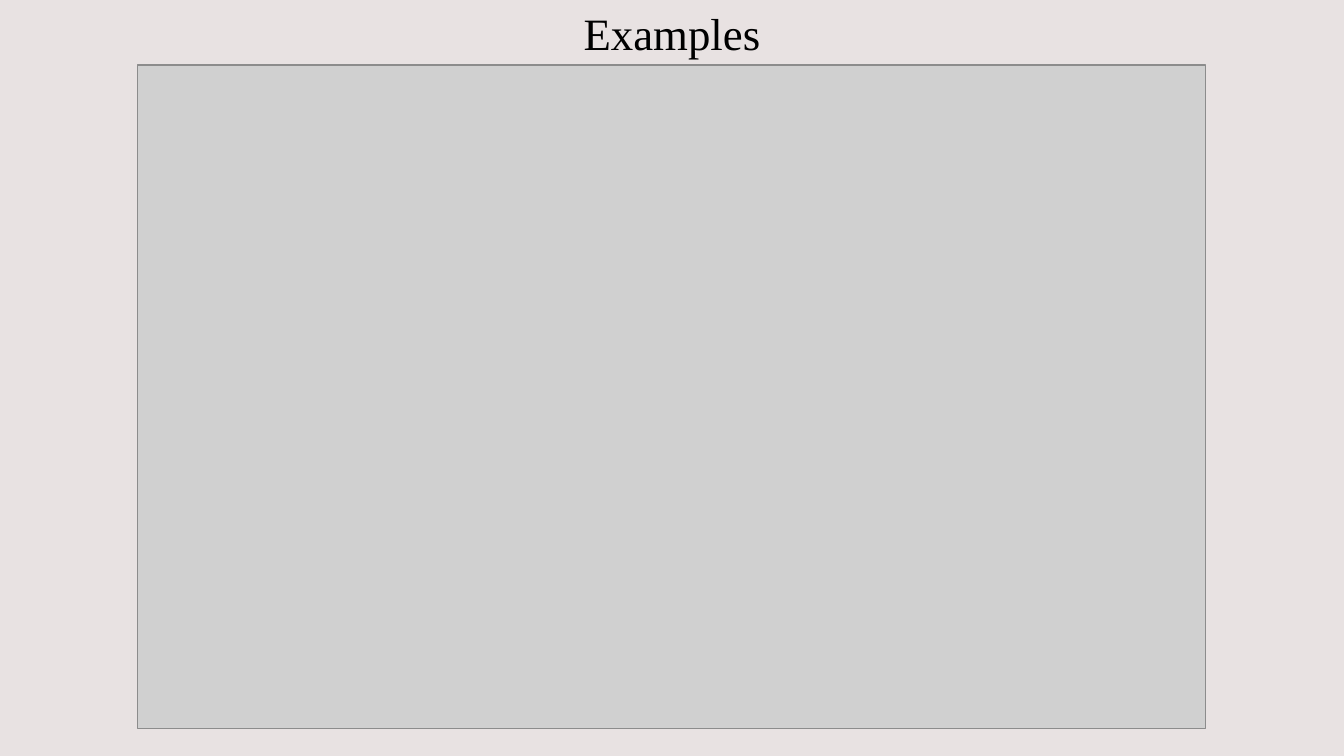
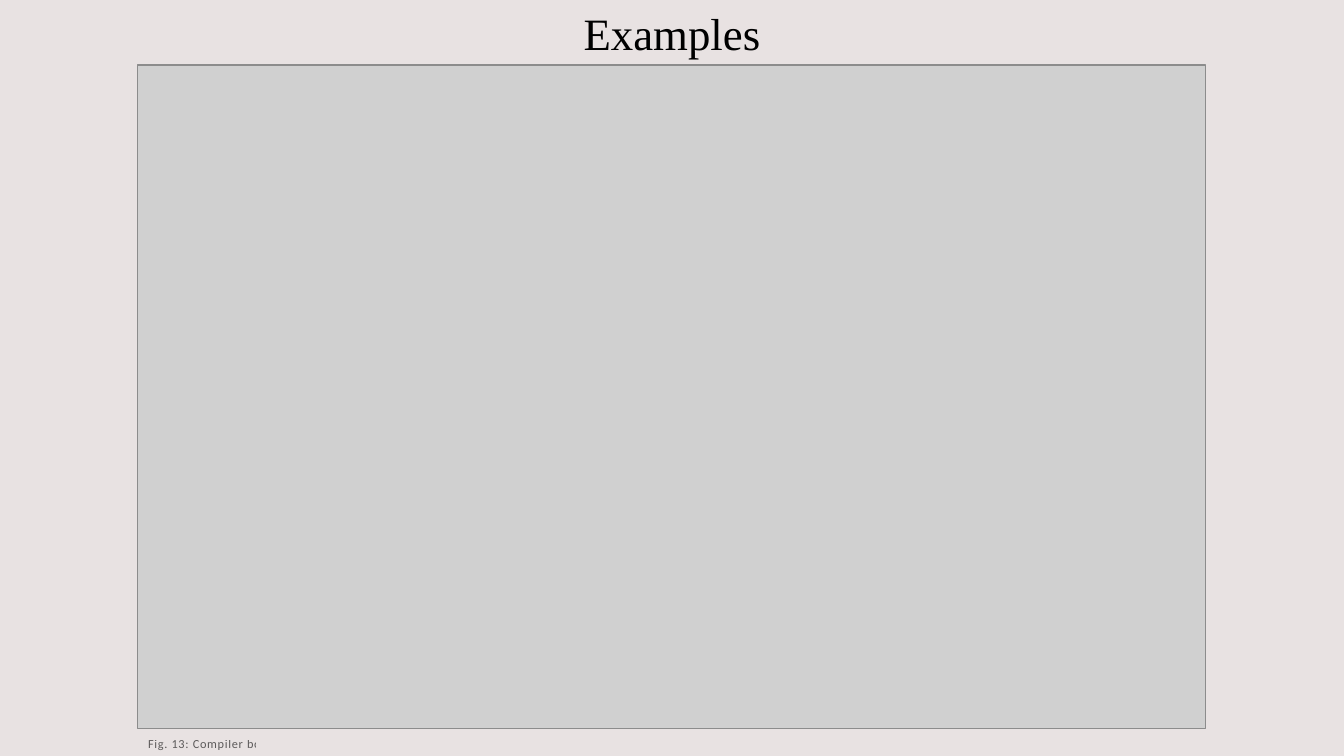
Before and after one commit to williamsantosa/cse185s-presentation, a slide deck: slide 17 of presentation.pptx. Drawn at 1344x756 pixels with LibreOffice and Linux fonts; fonts in the diff are those of the drawing; grey boxes stand for pictures. Boxes give left, top, right and bottom in pixels: in the first picture for what was removed or moved away, otherwise in the second. Text is boxed around its words. In the diff, an @@ line names an element or a change of style, - is before the commit and + after.

```diff
--- a/presentation.pptx
+++ b/presentation.pptx
@@ text added at box(148, 740, 269, 750), 8.8 pt, text #000000 at 60% opacity @@
+Fig. 13: Compiler bot.
```
Also in this commit, not shown: 3 other slides changed, 1 other file.
